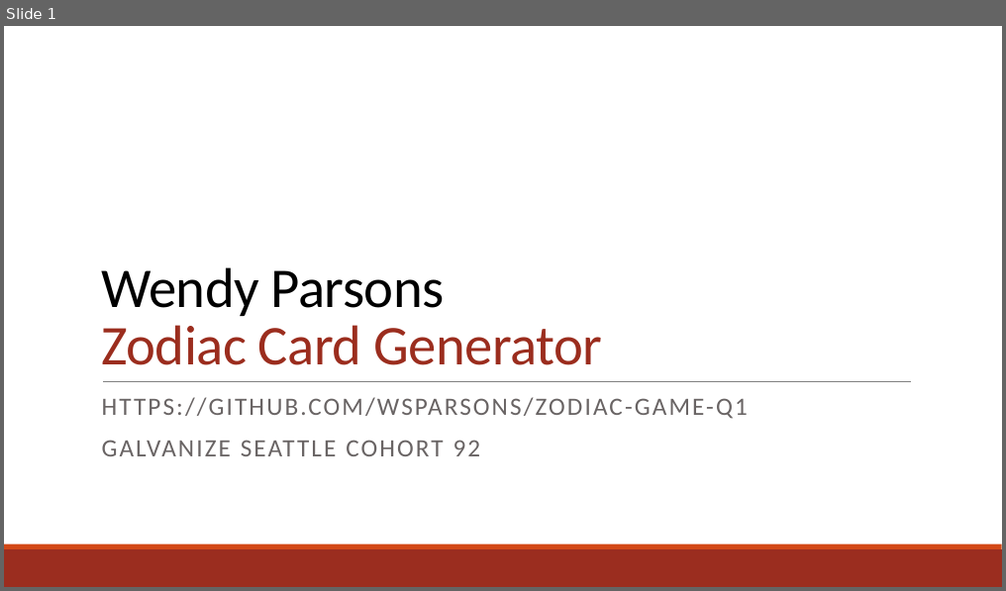
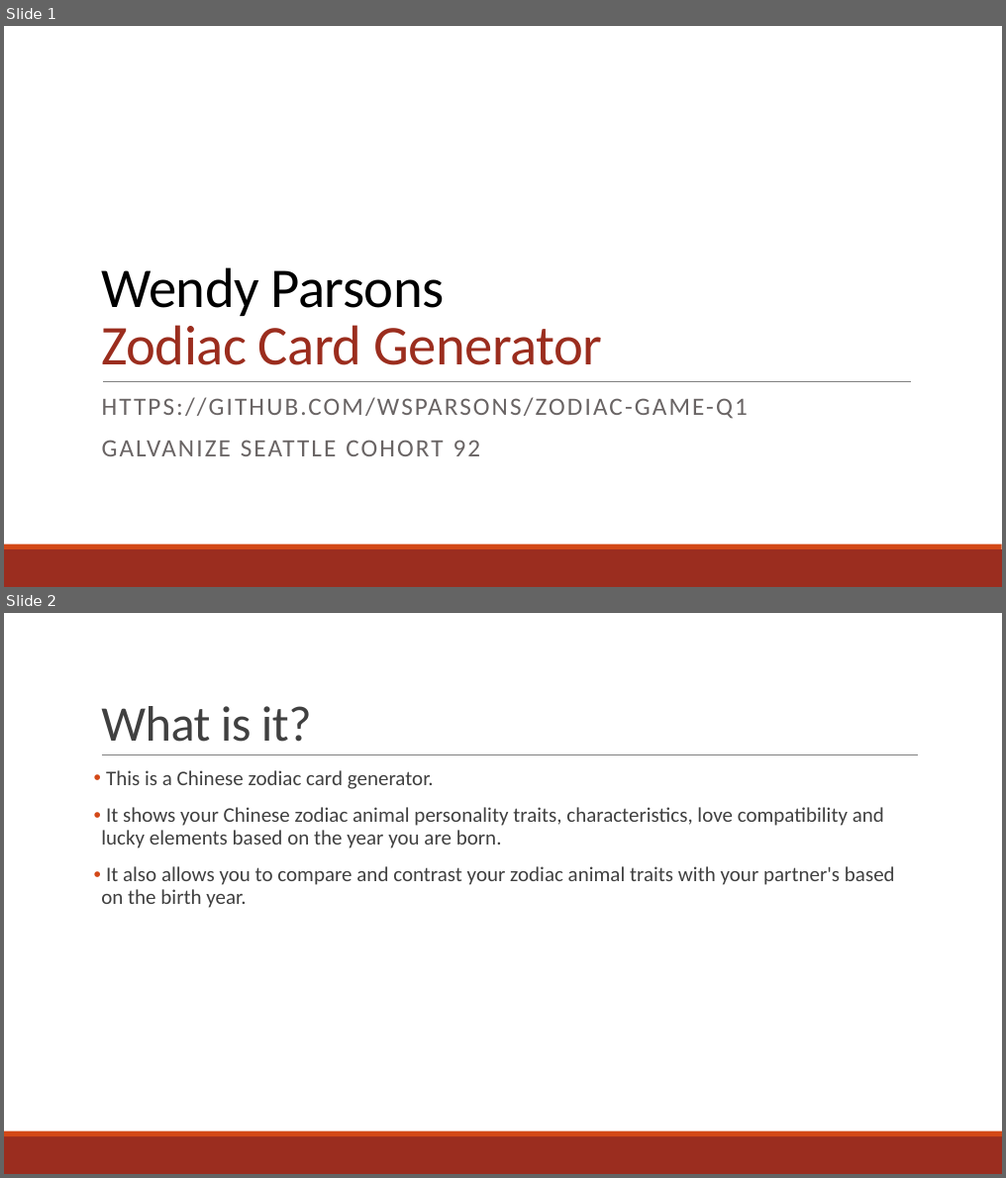
Before and after one commit to wsparsons/zodiac-card-generator-q1, a slide deck: zodiac-presentation.pptx. Shown one above the other, each under a label of ours: slide 1 before the commit, slides 1 and 2 after it. The pictures are 1006x591 and 1006x1178 pixels, drawn with LibreOffice and Linux fonts; fonts in the diff are those of the drawing. Boxes give left, top, right and bottom in pixels: in the first picture for what was removed or moved away, otherwise in the second. Text is boxed around its words. In the diff, an @@ line names an element or a change of style, - is before the commit and + after.

```diff
--- a/zodiac-presentation.pptx
+++ b/zodiac-presentation.pptx
@@ slide 2 added at [4,613,1002,1174], background #FFFFFF; not listed: 2 template elements that a slide beside it also shows @@
@@ title added at [101,706,312,742], 48 pt, text #404040 @@
+What is it?
@@ line added from (102, 756) to (918, 756), #808080 0.5 pt @@
@@ text added at [101,770,895,908], 20 pt, text #404040 @@
+• This is a Chinese zodiac card generator.
+• It shows your Chinese zodiac animal personality traits, characteristics, love compatibility and lucky elements based on the year you are born.
+• It also allows you to compare and contrast your zodiac animal traits with your partner's based on the birth year.
```
Also in this commit, not shown: 3 slides changed, 7 other files.
